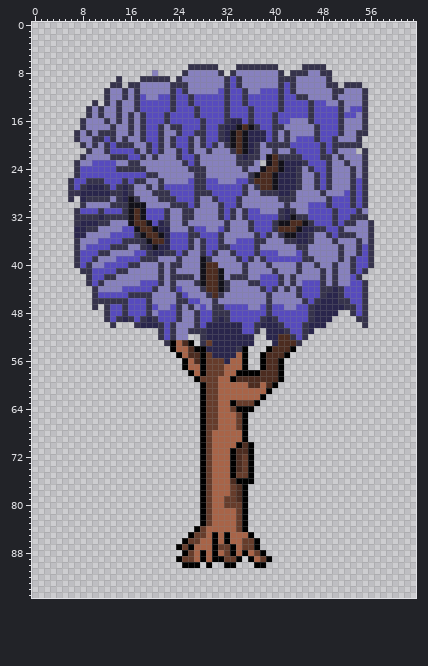
Two states of a sprite sheet, sprites/s_broadleaf_tree/47ec7d36-a3ba-4879-8e78-eb6436bb3caa.png. Above is the file before it was changed.
The file is 64x96 pixels.
Now the later version:
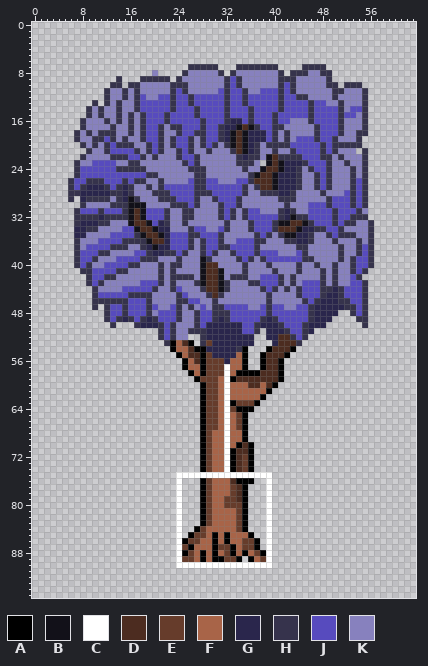
Palette (. is transparent): A #000000  B #121119  C #ffffff  D #4c2c20  E #663c2b  F #a86448  G #2a264c  H #36334c  J #574bbe  K #8781be
Change:
y 57..74: x 32 F -> C
y 75: x 24..39 ....AEFFFAEEA... -> CCCCCCCCCCCCCCCC
y 76..86: x 24 . -> C; x 39 . -> C
y 87: x 24 A -> C; x 39 . -> C
y 88: x 24 . -> C; x 39 . -> C
y 89: x 24 A -> C; x 39 A -> C
y 90: x 24..39 .AAA.A..AA...AA. -> CCCCCCCCCCCCCCCC
Where, in picture pixels (left, top, right, bottom), the same in both pictures:
changed: (176, 364, 272, 568)
